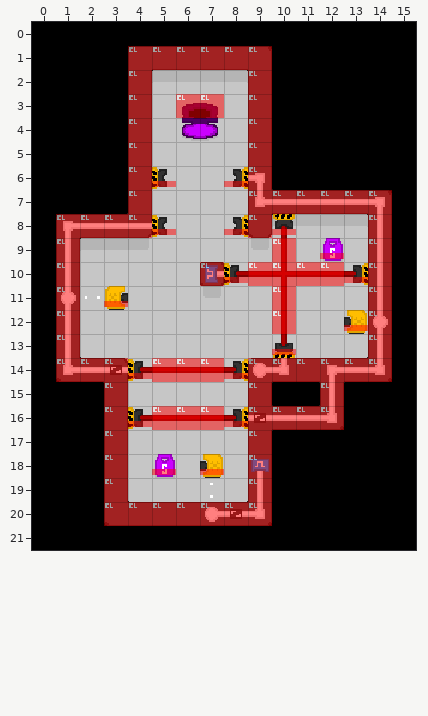
Tiled map, stored at Tiled/maps_alpha/level2.tmx. The picture above was drawn from the file before the commit.
Cells are 16x16 px. Shown: x 0..15, y 0..21.
And afterwards:
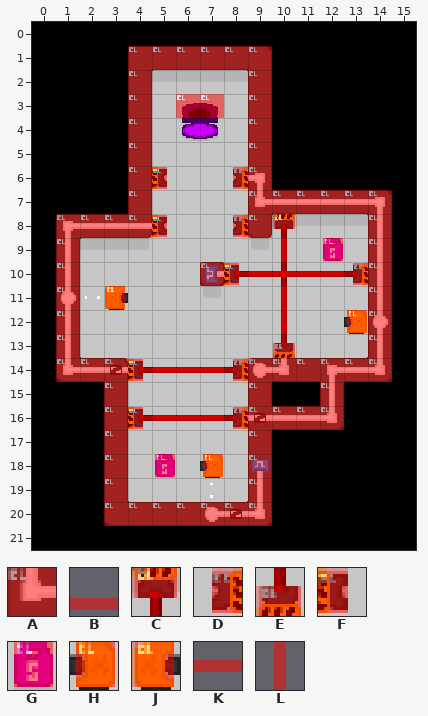
Key: from "porthole-tileset": A 12, B 13, C 18, D 19, E 20, F 21, G 53, H 80, J 81, K 112, L 144.
_ is an empty cell.
See-through tiles are keyed as they look on the map.
Commit: Dynamic collision generation part 1
Difference:
Layer "collision":
y 6: x 5 B -> F; x 8 B -> D
y 8: x 5 B -> F; x 8 B -> D; x 10 B -> C
y 9: x 10 A -> L; x 12 B -> G
y 10: x 8..13 BAAAAB -> FKKKKD
y 11: x 3 B -> J; x 10 A -> L
y 12: x 10 A -> L; x 13 B -> H
y 13: x 10 B -> E
y 14: x 4..8 BAAAB -> FKKKD
y 16: x 4..8 BAAAB -> FKKKD
y 18: x 5 B -> G; x 7 B -> H
